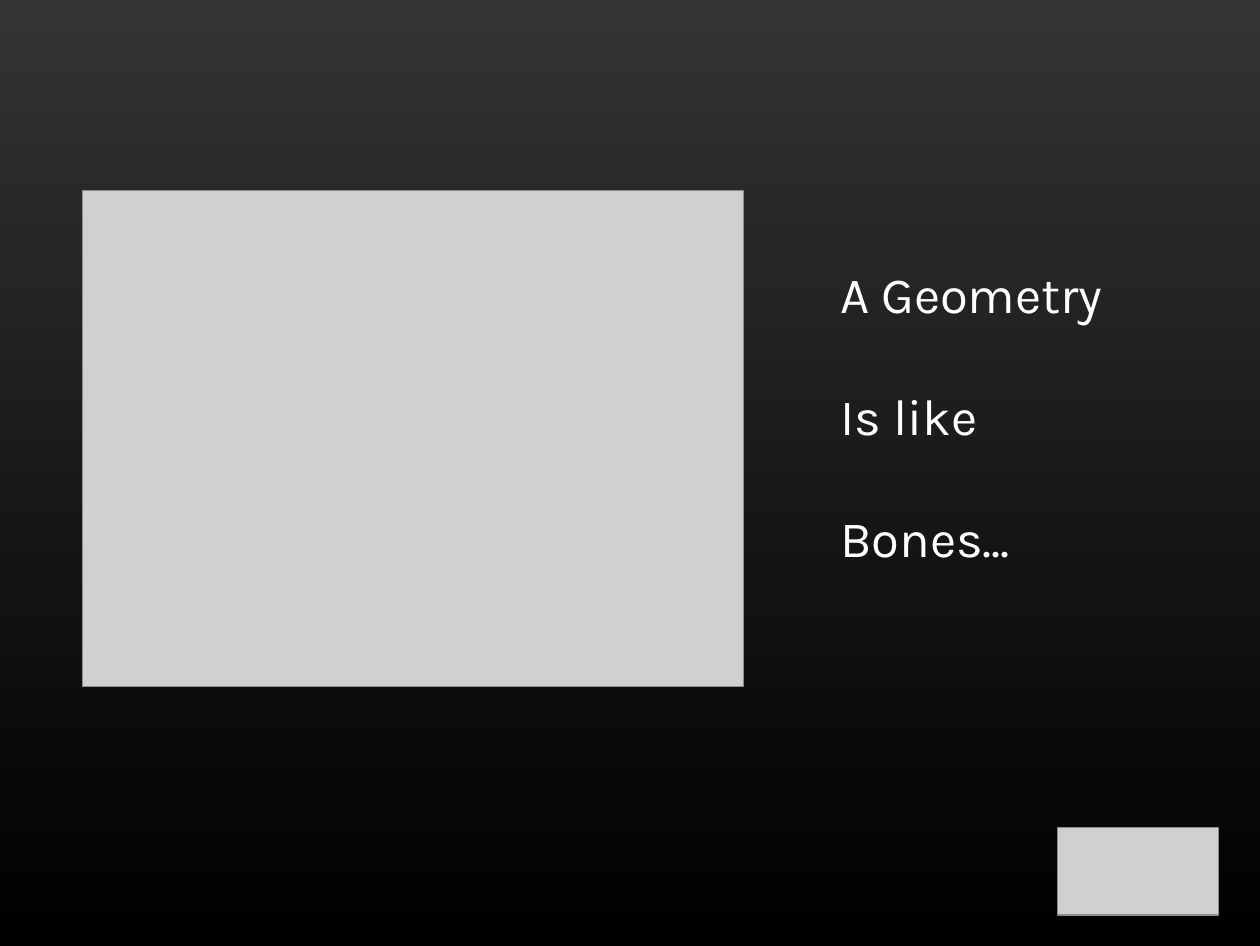
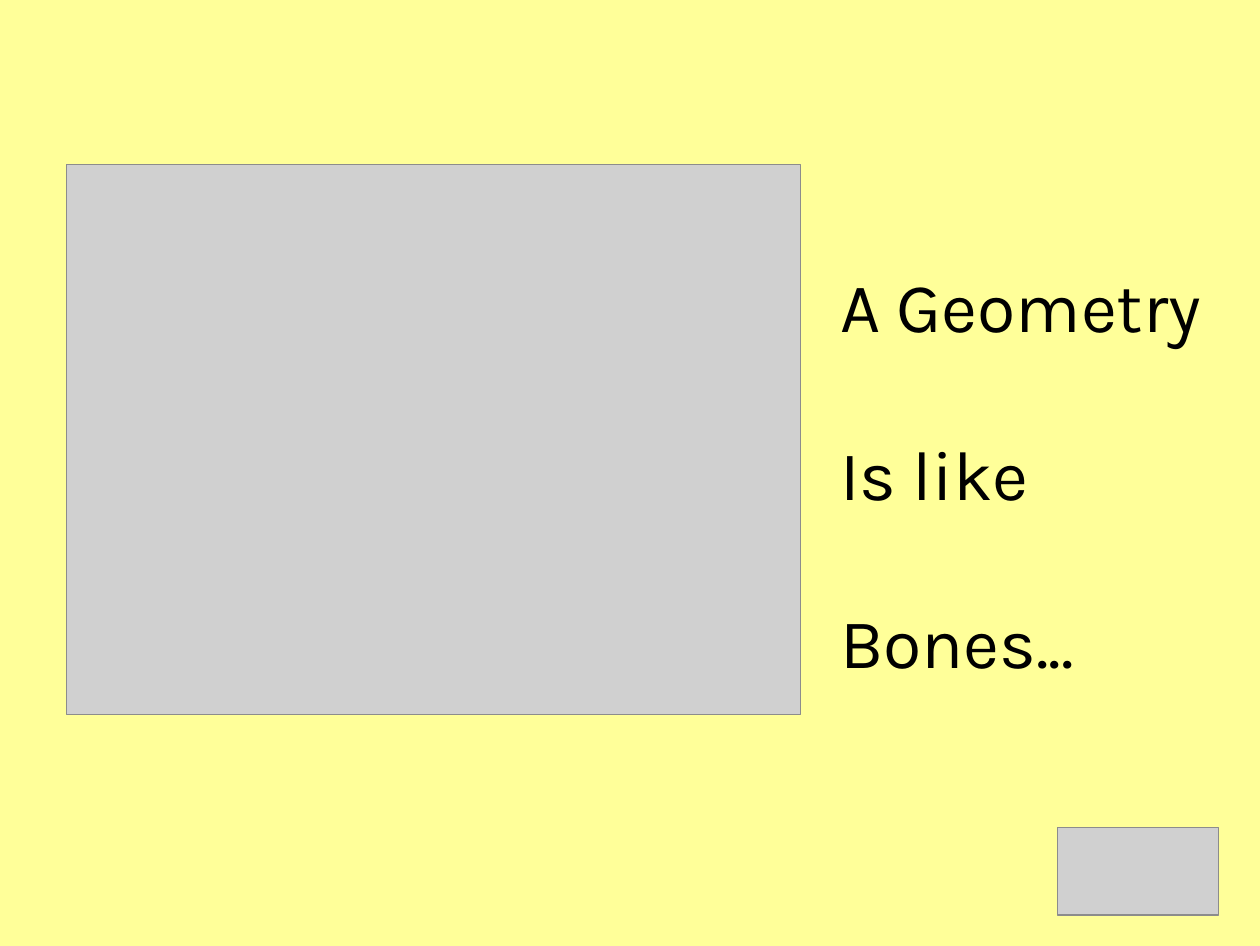
Before and after one commit to shegeek/teapots_can_fly, a slide deck: slide 23 of slides/teapots_can_fly-slides.odp. Drawn at 1260x946 pixels with LibreOffice and Linux fonts; fonts in the diff are those of the drawing; grey boxes stand for pictures. Boxes give left, top, right and bottom in pixels: in the first picture for what was removed or moved away, otherwise in the second. Text is boxed around its words. In the diff, an @@ line names an element or a change of style, - is before the commit and + after.

```diff
--- a/slides/teapots_can_fly-slides.odp
+++ b/slides/teapots_can_fly-slides.odp
@@ background gradient #333333 to #000000 to #FFFF99 @@
@@ picture: place and size @@
-picture at (82,191,743,686)
+picture at (66,165,800,715)
@@ text "A Geometry" at (840,287,1201,669): size 32 to 44 pt, text colour #FFFFFF to #000000 @@
```
Also in this commit, not shown: 27 other slides changed, 8 slides added, 7 slides removed, 2 other files.
